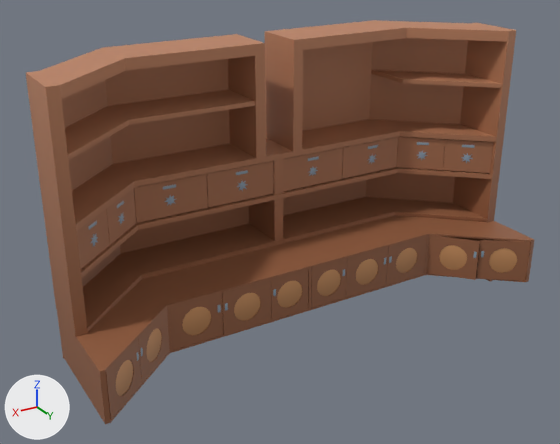
A saved change to the FBX model Assets/Art/StaticMesh/SM_Counter.fbx.
Rendered twice from a camera (50 mm lens) standing at (3.31, 5.01, 3.46) and looking at (0.2, -0.19, 0.86). Every picture has the same lights, and +X, +Y and +Z are marked at lower left. Vertices at the same position are counted once.

Before the edit, the objects in view are built like this:
```python
me_mesh_088 = bpy.data.meshes.new('Mesh.088')
me_mesh_088.from_pydata(...)  # 1256 vertices, 1035 faces; spans x -2.08..2.09, y -1.01..0.6, z 0.01..2.31
me_mesh_088.materials.append(mat_clossettest)  # picture img_t_gradianttest_png
ob_cube_006 = bpy.data.objects.new('Cube.006', me_mesh_088)
ob_cube_006.location = (0.0, 0.0, 0.0)
```
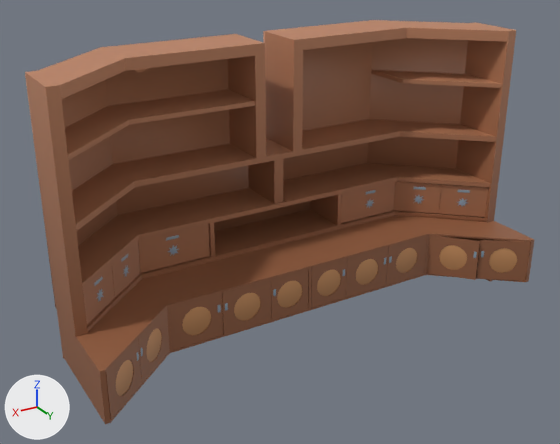
What differs and where, as boxes (x1, y1, x2, y2) in the pictures (560 x 444 px; the box of a moved part takes in the faces that stretch with it):
part 1 of me_mesh_088, added: after (209, 223, 215, 257)
part 2 of me_mesh_088, added (brown): after (310, 194, 342, 226)
part 3 of me_mesh_088, moved or reshaped: before (81, 167, 492, 277); after (78, 163, 491, 288)
part 4 of me_mesh_088, moved or reshaped: before (106, 188, 136, 245); after (112, 241, 140, 297)
part 5 of me_mesh_088, moved or reshaped: before (134, 174, 208, 223); after (138, 224, 210, 273)
part 6 of me_mesh_088, moved or reshaped: before (76, 209, 110, 269); after (83, 264, 115, 324)
part 7 of me_mesh_088, moved or reshaped: before (443, 139, 493, 173); after (439, 184, 488, 217)
part 8 of me_mesh_088, moved or reshaped: before (397, 136, 445, 170); after (394, 181, 441, 214)
part 9 of me_mesh_088, moved or reshaped: before (342, 137, 398, 179); after (341, 182, 395, 223)
part 10 of me_mesh_088, moved or reshaped: before (163, 184, 176, 190); after (166, 235, 179, 241)
part 11 of me_mesh_088, moved or reshaped: before (117, 201, 124, 208); after (121, 254, 128, 262)
part 12 of me_mesh_088, moved or reshaped: before (88, 221, 97, 230); after (94, 277, 103, 286)
part 13 of me_mesh_088, moved or reshaped: before (368, 145, 378, 149); after (366, 190, 375, 194)
part 14 of me_mesh_088, moved or reshaped: before (417, 142, 429, 145); after (413, 187, 426, 190)
part 15 of me_mesh_088, moved or reshaped: before (462, 145, 475, 148); after (458, 190, 470, 193)
part 16 of me_mesh_088, moved or reshaped: before (166, 195, 176, 206); after (169, 246, 178, 256)
part 17 of me_mesh_088, moved or reshaped: before (118, 213, 125, 224); after (123, 265, 129, 277)
part 18 of me_mesh_088, moved or reshaped: before (91, 234, 98, 247); after (97, 289, 104, 302)
part 19 of me_mesh_088, moved or reshaped: before (368, 155, 376, 164); after (366, 199, 374, 208)
part 20 of me_mesh_088, moved or reshaped: before (463, 154, 471, 162); after (458, 198, 467, 207)
part 21 of me_mesh_088, moved or reshaped: before (417, 152, 426, 159); after (415, 195, 423, 203)
part 22 of me_mesh_088, deleted (brown): before (207, 147, 343, 207)
part 23 of me_mesh_088, built on: before (249, 137, 482, 241); after (25, 20, 476, 307)

Edits to the bpy script that builds the scene:
```text
Change me_mesh_088:
    remove me_mesh_088.from_pydata(...)  # 1256 vertices, 1035 faces; spans x -2.08..2.09, y -1.01..0.6, z 0.01..2.31
    add me_mesh_088.from_pydata(...)  # 1200 vertices, 991 faces; spans x -2.08..2.09, y -1.03..0.6, z 0.01..2.31
    me_mesh_088 part 1: the loose piece of 8 vertices spanning x -0.05..0.05, y -1.01..-0.53, z 0.47..1.29 is copied, and the copy is scaled about its middle by (0.413, 1, 0.411), then moved by (0.67, 0.0, -0.2); it spans x 0.65..0.69, y -1.01..-0.53, z 0.51..0.85
    me_mesh_088 part 2: the loose piece of 8 vertices spanning x -0.05..0.05, y -1.01..-0.53, z 0.47..1.29 is copied, and the copy is scaled about its middle by (-0.413, 1, 0.411), then moved by (-0.67, 0.0, -0.2); it spans x -0.69..-0.65, y -1.01..-0.53, z 0.51..0.85
    me_mesh_088 part 3: the loose piece of 16 vertices spanning x -1.99..1.99, y -1.0..0.07, z 0.92..0.96 is moved by (0.0, 0.0, -0.09)
    me_mesh_088 part 4: the loose piece of 8 vertices spanning x 1.34..1.69, y -0.57..-0.25, z 0.98..1.28 is moved by (0.0, 0.0, -0.45)
    me_mesh_088 part 5: the loose piece of 8 vertices spanning x 0.7..1.33, y -0.58..-0.54, z 0.98..1.28 is moved by (0.0, 0.0, -0.45)
    me_mesh_088 part 6: the loose piece of 8 vertices spanning x 1.67..2.02, y -0.27..0.05, z 0.98..1.28 is moved by (0.0, 0.0, -0.45)
    me_mesh_088 part 7: the loose piece of 8 vertices spanning x -2.01..-1.66, y -0.27..0.05, z 0.98..1.28 is moved by (0.0, 0.0, -0.45)
    me_mesh_088 part 8: the loose piece of 8 vertices spanning x -1.69..-1.34, y -0.57..-0.25, z 0.98..1.28 is moved by (0.0, 0.0, -0.45)
    me_mesh_088 part 9: the loose piece of 8 vertices spanning x -1.33..-0.7, y -0.58..-0.54, z 0.98..1.28 is moved by (0.0, 0.0, -0.45)
    me_mesh_088 part 10: the loose piece of 8 vertices spanning x 0.97..1.09, y -0.54, z 1.22..1.24 is moved by (0.0, 0.0, -0.45)
    me_mesh_088 part 11: the loose piece of 8 vertices spanning x 1.47..1.55, y -0.42..-0.34, z 1.21..1.24 is moved by (0.0, 0.0, -0.45)
    me_mesh_088 part 12: the loose piece of 8 vertices spanning x 1.78..1.87, y -0.14..-0.06, z 1.22..1.24 is moved by (0.0, 0.0, -0.45)
    me_mesh_088 part 13: the loose piece of 8 vertices spanning x -1.09..-0.97, y -0.54, z 1.22..1.24 is moved by (0.0, 0.0, -0.45)
    me_mesh_088 part 14: the loose piece of 8 vertices spanning x -1.55..-1.47, y -0.42..-0.34, z 1.21..1.24 is moved by (0.0, 0.0, -0.45)
    me_mesh_088 part 15: the loose piece of 8 vertices spanning x -1.86..-1.78, y -0.14..-0.06, z 1.22..1.24 is moved by (0.0, 0.0, -0.45)
    me_mesh_088 part 16: the loose piece of 17 vertices spanning x 0.98..1.08, y -0.54, z 1.07..1.15 is moved by (0.0, 0.0, -0.45)
    me_mesh_088 part 17: the loose piece of 17 vertices spanning x 1.47..1.55, y -0.42..-0.35, z 1.07..1.15 is moved by (0.0, 0.0, -0.45)
    me_mesh_088 part 18: the loose piece of 17 vertices spanning x 1.79..1.86, y -0.13..-0.07, z 1.07..1.15 is moved by (0.0, 0.0, -0.45)
    me_mesh_088 part 19: the loose piece of 17 vertices spanning x -1.08..-0.98, y -0.54, z 1.07..1.15 is moved by (0.0, 0.0, -0.45)
    me_mesh_088 part 20: the loose piece of 17 vertices spanning x -1.85..-1.78, y -0.13..-0.07, z 1.07..1.15 is moved by (0.0, 0.0, -0.45)
    me_mesh_088 part 21: the loose piece of 17 vertices spanning x -1.54..-1.47, y -0.42..-0.35, z 1.07..1.15 is moved by (0.0, 0.0, -0.45)
    me_mesh_088 part 22: 8 loose pieces with 100 vertices, spanning x -0.69..0.69, y -0.58..-0.54, z 0.98..1.28, are deleted
    me_mesh_088 part 23: 4 vertices moved from x -0.05..0.05, y -1.01..-0.53, z 0.47 to x -0.05..0.05, y -1.01..-0.53, z 0.87; 8 vertices removed from x -1.99..1.99, y -0.58..0.02, z 0.96..1.29; 36 vertices added at x -2.08..2.09, y -1.03..0.02, z 0.47..2.31
```
